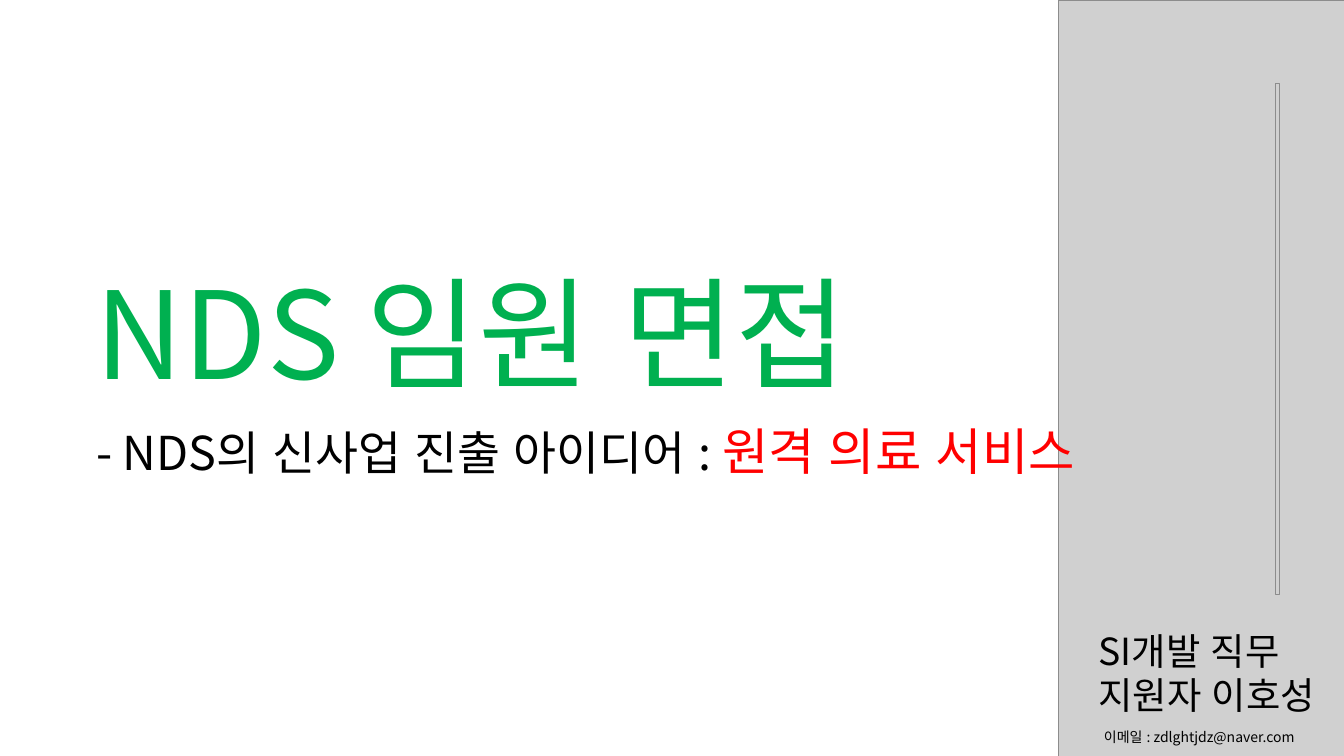
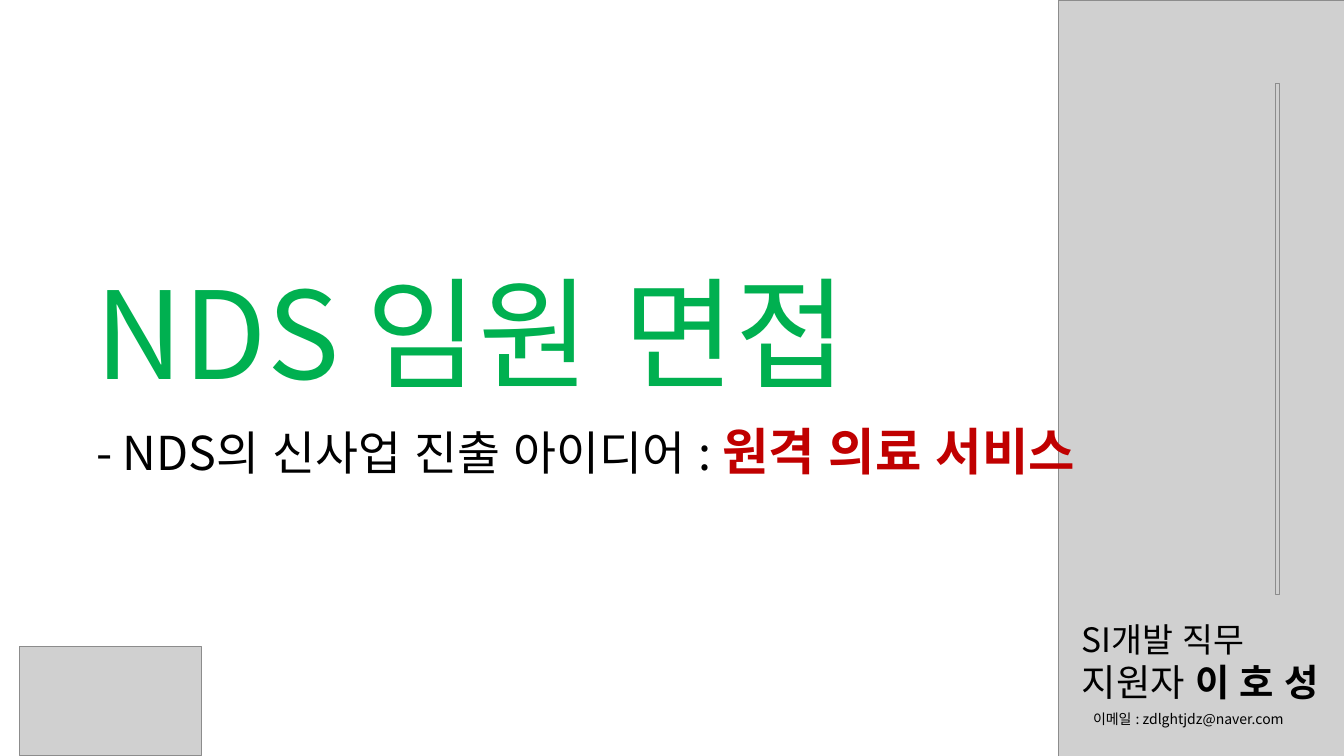
Before and after one commit to zdlghtjdz/codingtest, a slide deck: slide 1 of 공채관련_자료/농심 NDS/NDS 임원 면접 초안2.pptx. Drawn at 1344x756 pixels with LibreOffice and Linux fonts; fonts in the diff are those of the drawing; grey boxes stand for pictures; background and template pictures are left out. Boxes give left, top, right and bottom in pixels: in the first picture for what was removed or moved away, otherwise in the second. Text is boxed around its words. In the diff, an @@ line names an element or a change of style, - is before the commit and + after.

```diff
--- a/공채관련_자료/농심 NDS/NDS 임원 면접 초안2.pptx
+++ b/공채관련_자료/농심 NDS/NDS 임원 면접 초안2.pptx
@@ text "- NDS의 신사업 진출 아이디어 ..." at box(123, 419, 1075, 483): text colour #FF0000 to #C00000, bold on in "원격 의료 서비스" @@
@@ text "SI개발 직무": place and size @@
-text "SI개발 직무" at box(1099, 634, 1315, 712)
+text "SI개발 직무" at box(1082, 624, 1319, 700)
@@ text at box(1082, 624, 1245, 655): size 40 to 36 pt in "SI개발 직무" @@
@@ picture added at box(19, 646, 202, 755) @@
@@ text at box(1082, 664, 1319, 700): spaces changed @@
-지원자 이호성
+지원자 이 호 성
@@ text "이메일 : zdlghtjdz@naver.com": place and size @@
-text "이메일 : zdlghtjdz@naver.com" at box(1104, 730, 1295, 746)
+text "이메일 : zdlghtjdz@naver.com" at box(1093, 712, 1284, 728)
```
Also in this commit, not shown: 2 other slides changed.
